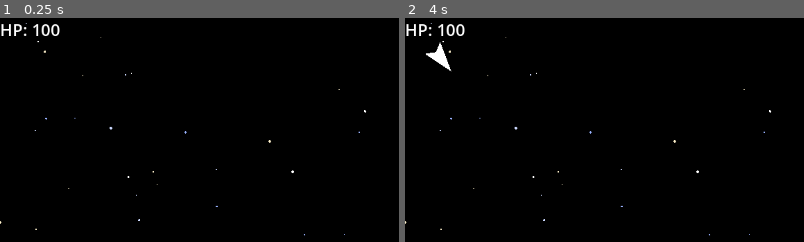
Above: before the commit, frames 1-2 (left to right).
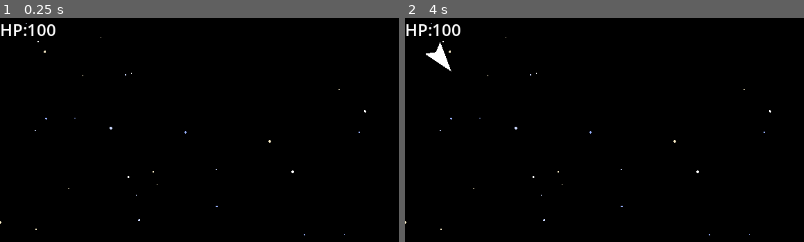
Above: after the commit, the same moments.

Repository: rybond/SpaceCombatPrototype
Game: Godot game, scene res://scenes/arena.tscn
Two runs of this game, one before a commit and one after it. Both use one fixed random seed, a clock stepped at 60 frames per second and the inputs below. Sound files missing from this copy of the repository are replaced by a short silence.
Inputs:
- Up to frame 1 (0.25 s): no input
- Up to frame 2 (4 s): hold Right (ui_right) 0.53-1.28 s; tap Space (fire) every 0.75 s from 0.6 to 3.6 s; hold Left (ui_left) 1.28-2.03 s; hold Right (ui_right) 2.03-2.78 s; hold Up (ui_up) 2.78-3.53 s; hold Left (ui_left) from 3.53 s (still down)
The pictures show only the part of the screen within x 0-50%, y 0-50%; the shares and areas given below are measured in that part.

The runs differ from the first frame. In frame 1, 0.3% of the frame differs, in the area x 7-16%, y 2-9%; in frame 2, 0.3%.

Commit message:
refatoring part 1 - health system

Diff:
--- a/scenes/arena.tscn
+++ b/scenes/arena.tscn
@@ -13,7 +13,6 @@
 
 [node name="PlayerShip" parent="." instance=ExtResource("1_1ars5")]
 position = Vector2(300, 400)
-fire_cooldown = 0.05
 
 [node name="HealthLabel" type="Label" parent="."]
 offset_right = 40.0
--- a/scenes/ships/ship.gd
+++ b/scenes/ships/ship.gd
@@ -1,18 +1,16 @@
 extends CharacterBody2D
-
+@onready var health_component: HealthComponent = $HealthComponent
 @export var thrust_force: float = 400.0
 @export var rotation_speed: float = 3.0
 @export var max_speed: float = 400.0
 @export var drag: float = 1
 @export var projectile_scene: PackedScene
 @export var fire_cooldown: float = .05
-@export var max_health: int = 100
-var current_health: int
+
 
 var can_fire := true
 
 func _ready():
-	current_health = max_health
 	$FireCooldownTimer.wait_time = fire_cooldown
 	$FireCooldownTimer.timeout.connect(_on_fire_cooldown_timeout)
 
@@ -31,9 +29,6 @@
 			var impact_speed = relative_velocity.length()
 			var damage = int(impact_speed / 10)
 			damage = clamp(damage, 5, 50)
-			current_health -= damage
-			current_health = max(current_health, 0)
-			print("→ DAMAGE! ", damage, " HP left: ", current_health)
 			break  # only one hit per frame
 
 
@@ -81,7 +76,11 @@
 	elif position.y < 0:
 		position.y = screen_size.y
 
-func _process(delta):
-	var health_label = get_tree().root.get_node("Arena/HealthLabel")
-	if health_label:
-		health_label.text = "HP: " + str(current_health)
+@warning_ignore("unused_parameter")
+
+func _on_health_changed(new_health: int, _max_health: int) -> void:
+	get_parent().get_node("HealthLabel").text = "HP: " + str(new_health)
+
+func _on_died() -> void:
+	# TODO: jumbo explosion + 2–3s delay → respawn
+	pass
--- a/scenes/ships/ship.tscn
+++ b/scenes/ships/ship.tscn
@@ -1,9 +1,10 @@
-[gd_scene load_steps=9 format=3 uid="uid://tuarrcu60k8f"]
+[gd_scene load_steps=10 format=3 uid="uid://tuarrcu60k8f"]
 
 [ext_resource type="Script" path="res://scenes/ships/ship.gd" id="1_uby25"]
 [ext_resource type="Script" path="res://scenes/ships/PlayerController.gd" id="2_8bvab"]
 [ext_resource type="PackedScene" uid="uid://ct3edo70w38iu" path="res://projectiles/Projectile.tscn" id="2_xtfmq"]
 [ext_resource type="AudioStream" uid="uid://bws0vcix371o8" path="res://audio/gun2.wav" id="4_mtbhb"]
+[ext_resource type="Script" path="res://health_component.gd" id="5_b2dcy"]
 
 [sub_resource type="CircleShape2D" id="CircleShape2D_13rxs"]
 radius = 20.0
@@ -52,3 +53,9 @@
 
 [node name="gun2sound" type="AudioStreamPlayer2D" parent="."]
 stream = ExtResource("4_mtbhb")
+
+[node name="HealthComponent" type="Node" parent="."]
+script = ExtResource("5_b2dcy")
+
+[connection signal="died" from="HealthComponent" to="." method="_on_died"]
+[connection signal="health_changed" from="HealthComponent" to="." method="_on_health_changed"]
